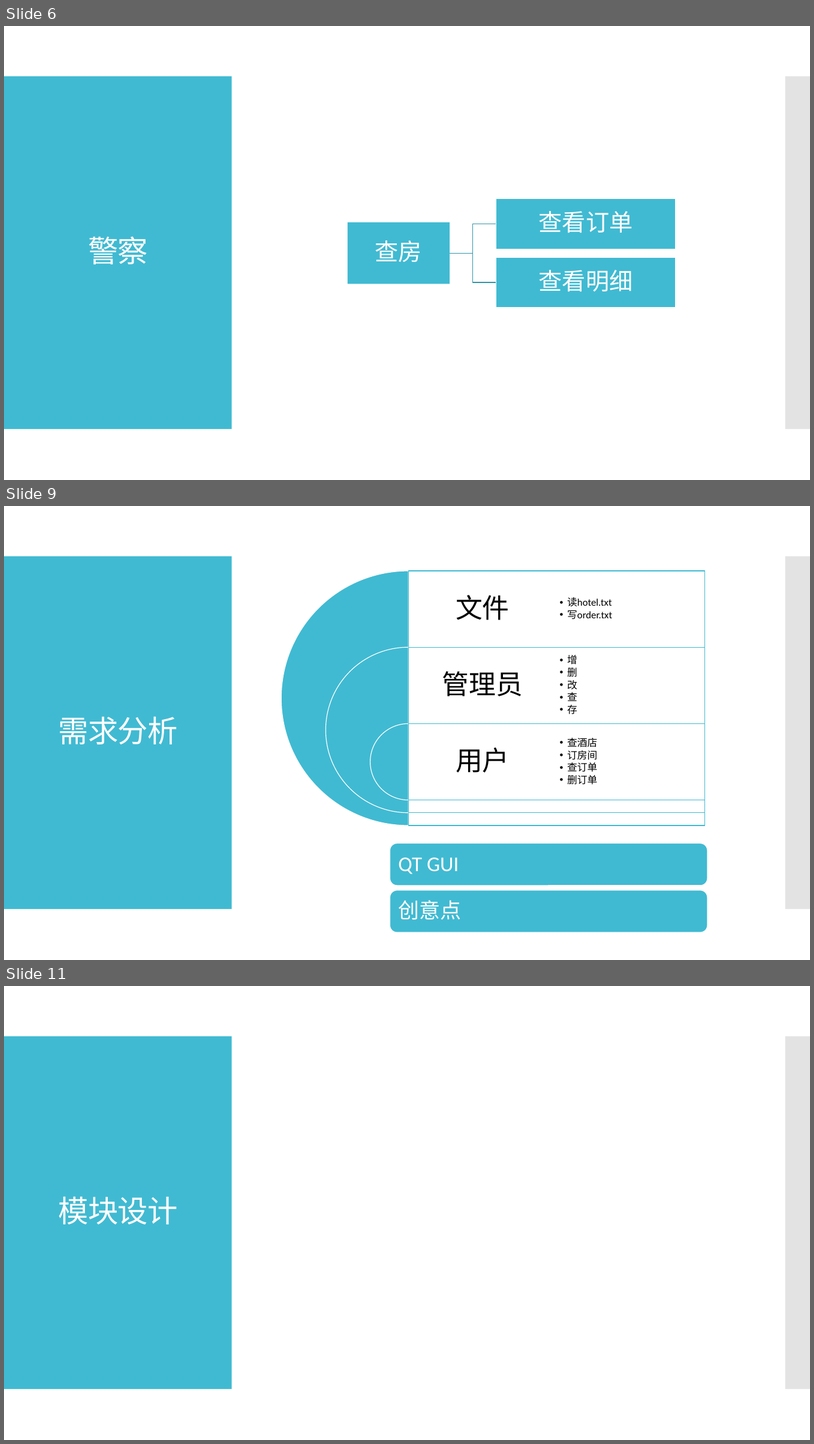
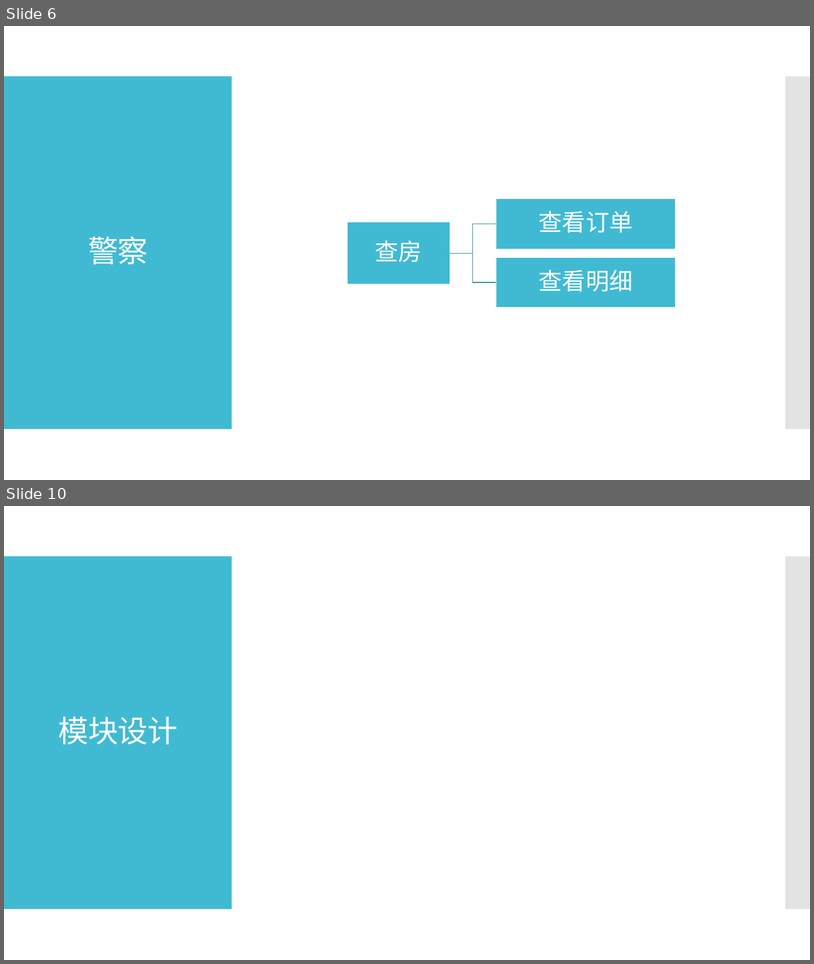
Before and after one commit to imagecser/hotelManage, a slide deck: 演示文稿1.pptx. Shown one above the other, each under a label of ours: slides 6, 9 and 11 before the commit, slides 6 and 10 after it; the slides between them are not shown. The pictures are 814x1444 and 814x964 pixels, drawn with LibreOffice and Linux fonts; fonts in the diff are those of the drawing. Boxes give left, top, right and bottom in pixels: in the first picture for what was removed or moved away, otherwise in the second. Text is boxed around its words. In the diff, an @@ line names an element or a change of style, - is before the commit and + after.

```diff
--- a/演示文稿1.pptx
+++ b/演示文稿1.pptx
@@ slide 9 removed at bbox=[4, 506, 810, 960], background #FFFFFF; not listed: 2 template elements that a slide beside it also shows @@
@@ title removed at bbox=[59, 716, 178, 744] @@
-需求分析
@@ group removed at bbox=[282, 571, 706, 825]: 6 texts, 3 pie slice (boxed as its full ellipse)s, 3 rectangles @@
-文件
-管理员
-用户
-  • 读hotel.txt
-  • 写order.txt
-  • 增
-  • 删
-  • 改
-  • 查
-  • 存
-  • 查酒店
-  • 订房间
-  • 查订单
-  • 删订单
@@ group removed at bbox=[390, 843, 708, 933]: 2 rounded rectangles, 2 texts @@
-QT GUI
-创意点
@@ what was slide 11 is now slide 10 @@
```
Also in this commit, not shown: 2 slides changed, 1 slide added, 1 other slide removed, 18 other files.
